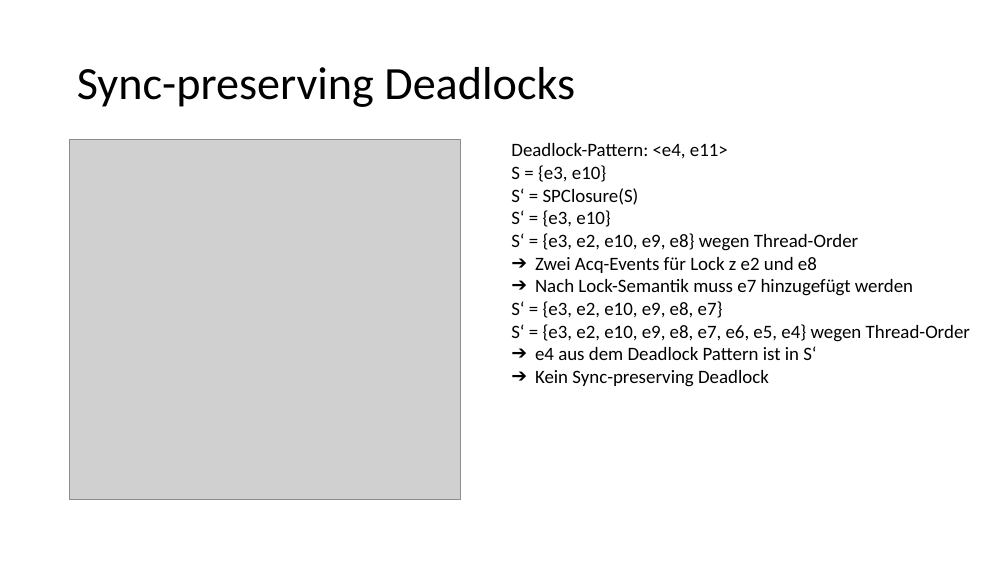
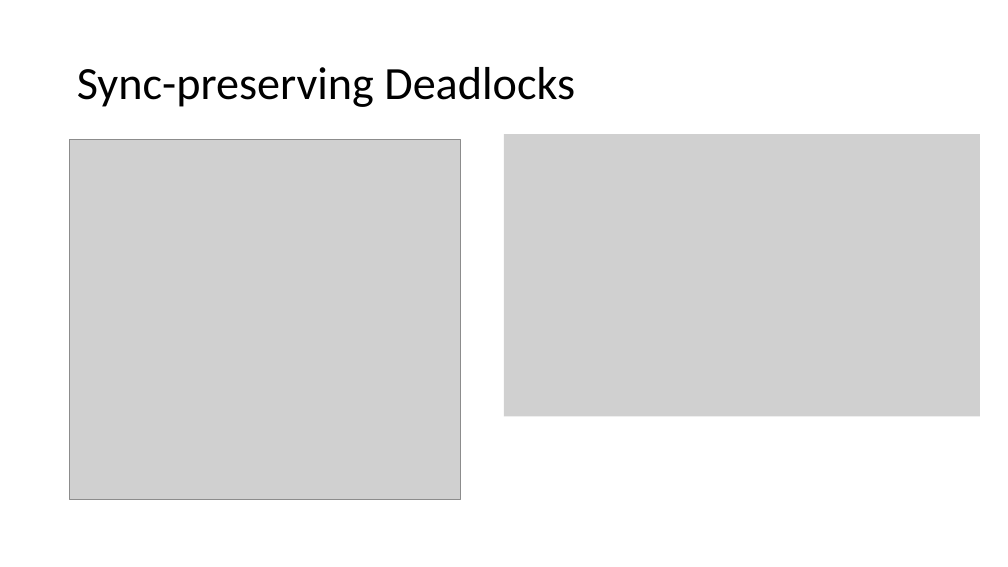
Before and after one commit to HuBaX/Seminararbeit, a slide deck: slide 30 of Sound Dynamic Deadlock Prediction in Linear Time.pptx. Drawn at 1008x567 pixels with LibreOffice and Linux fonts; fonts in the diff are those of the drawing; grey boxes stand for pictures. Boxes give left, top, right and bottom in pixels: in the first picture for what was removed or moved away, otherwise in the second. Text is boxed around its words. In the diff, an @@ line names an element or a change of style, - is before the commit and + after.

```diff
--- a/Sound Dynamic Deadlock Prediction in Linear Time.pptx
+++ b/Sound Dynamic Deadlock Prediction in Linear Time.pptx
@@ picture added at box(504, 134, 981, 417) @@
@@ text removed at box(511, 143, 970, 387) @@
-Deadlock-Pattern: <e4, e11>
-S = {e3, e10}
-S‘ = SPClosure(S)
-S‘ = {e3, e10}
-S‘ = {e3, e2, e10, e9, e8} wegen Thread-Order
-➔ Zwei Acq-Events für Lock z e2 und e8
-➔ Nach Lock-Semantik muss e7 hinzugefügt werden
-S‘ = {e3, e2, e10, e9, e8, e7}
-S‘ = {e3, e2, e10, e9, e8, e7, e6, e5, e4} wegen Thread-Order
-➔ e4 aus dem Deadlock Pattern ist in S‘
-➔ Kein Sync-preserving Deadlock
```
Also in this commit, not shown: 1 other file.
